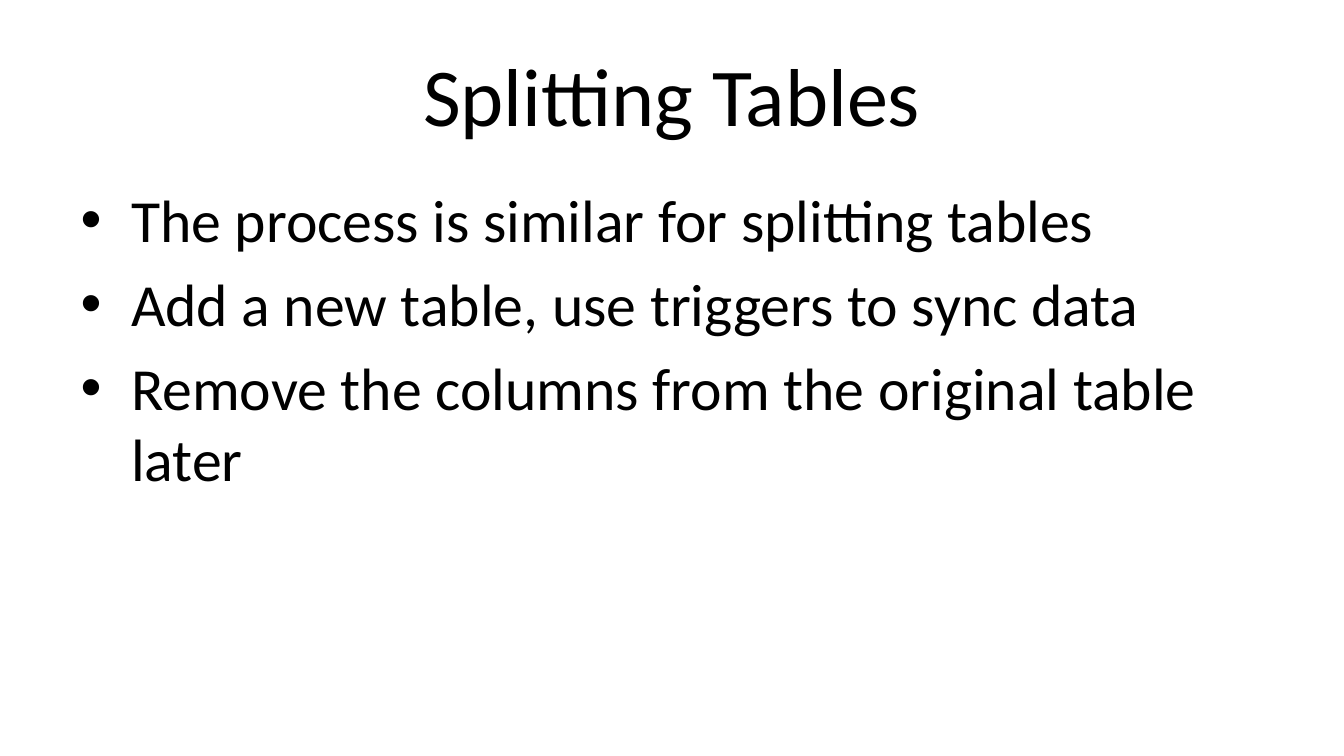
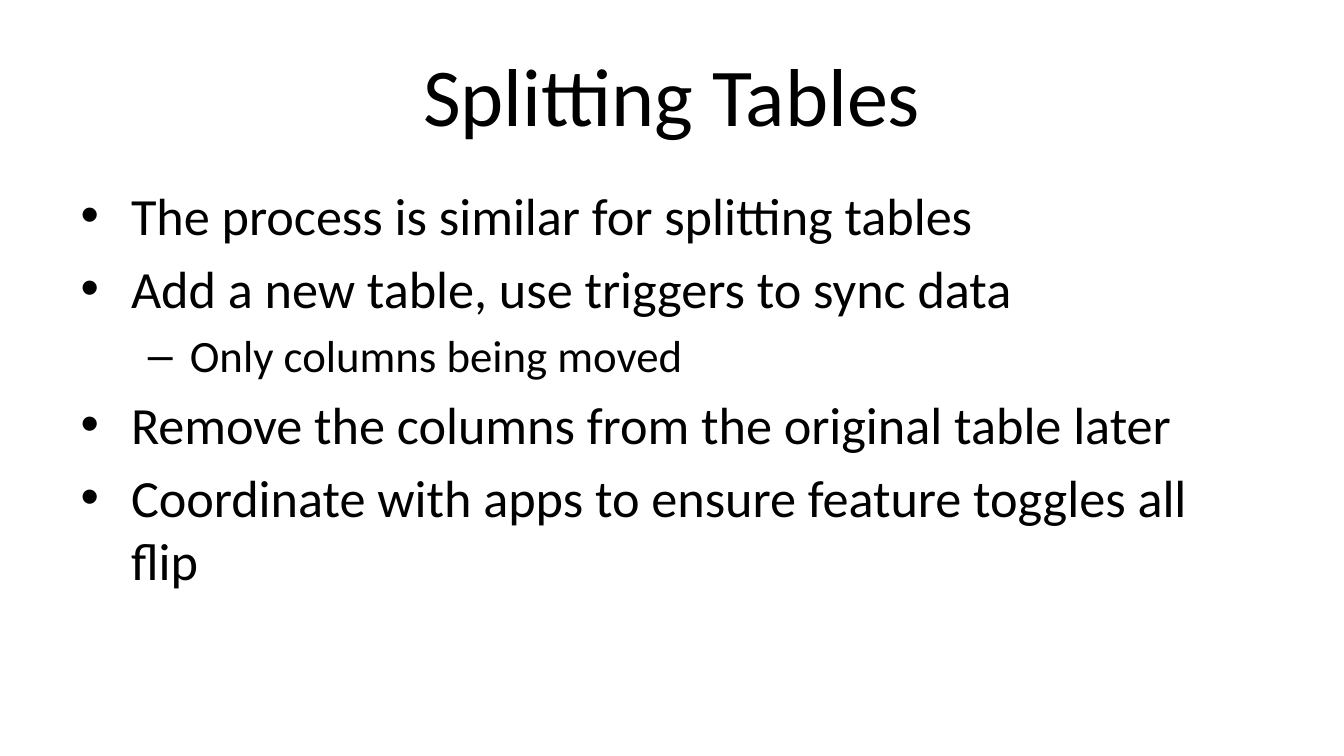
Before and after one commit to way0utwest/ZeroDowntime, a slide deck: slide 17 of VSLive_LasVegas2023_W19_ArchitectZeroDowntime.pptx. Drawn at 1344x756 pixels with LibreOffice and Linux fonts; fonts in the diff are those of the drawing; background and template pictures are left out. Boxes give left, top, right and bottom in pixels: in the first picture for what was removed or moved away, otherwise in the second. Text is boxed around its words. In the diff, an @@ line names an element or a change of style, - is before the commit and + after.

Commit message:
Updated slides with better fonts

```diff
--- a/VSLive_LasVegas2023_W19_ArchitectZeroDowntime.pptx
+++ b/VSLive_LasVegas2023_W19_ArchitectZeroDowntime.pptx
@@ text at box(131, 198, 1171, 453): size 32 to 28 pt in "The process is similar for splitting tables", "Add a new table, use triggers to ...", "Remove the columns from the original table ..." @@
@@ text at box(190, 341, 682, 380): paragraph added @@
+  – Only columns being moved
@@ text at box(131, 480, 1187, 589): paragraph added @@
+• Coordinate with apps to ensure feature toggles all flip
```
Also in this commit, not shown: 10 other slides changed, 1 slide added.
